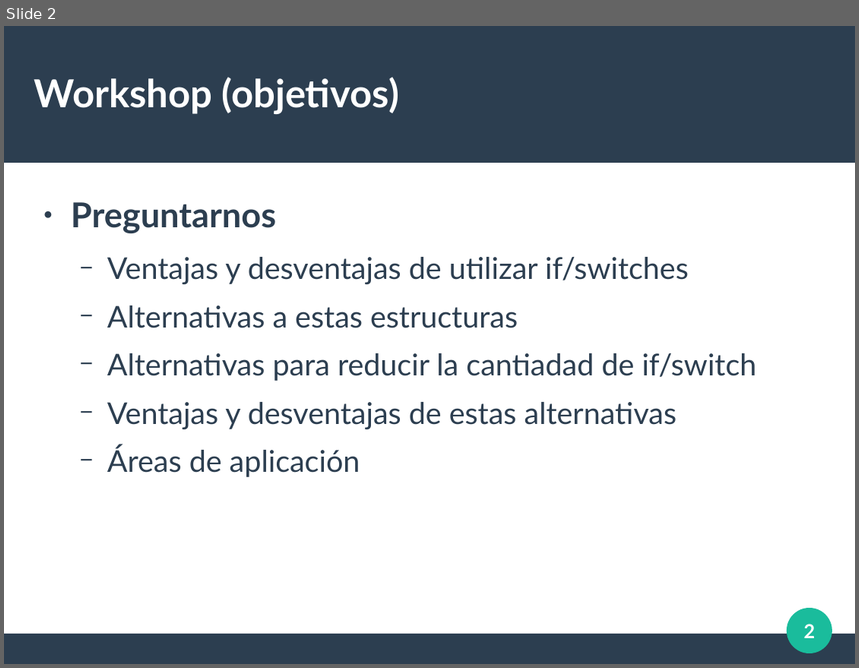
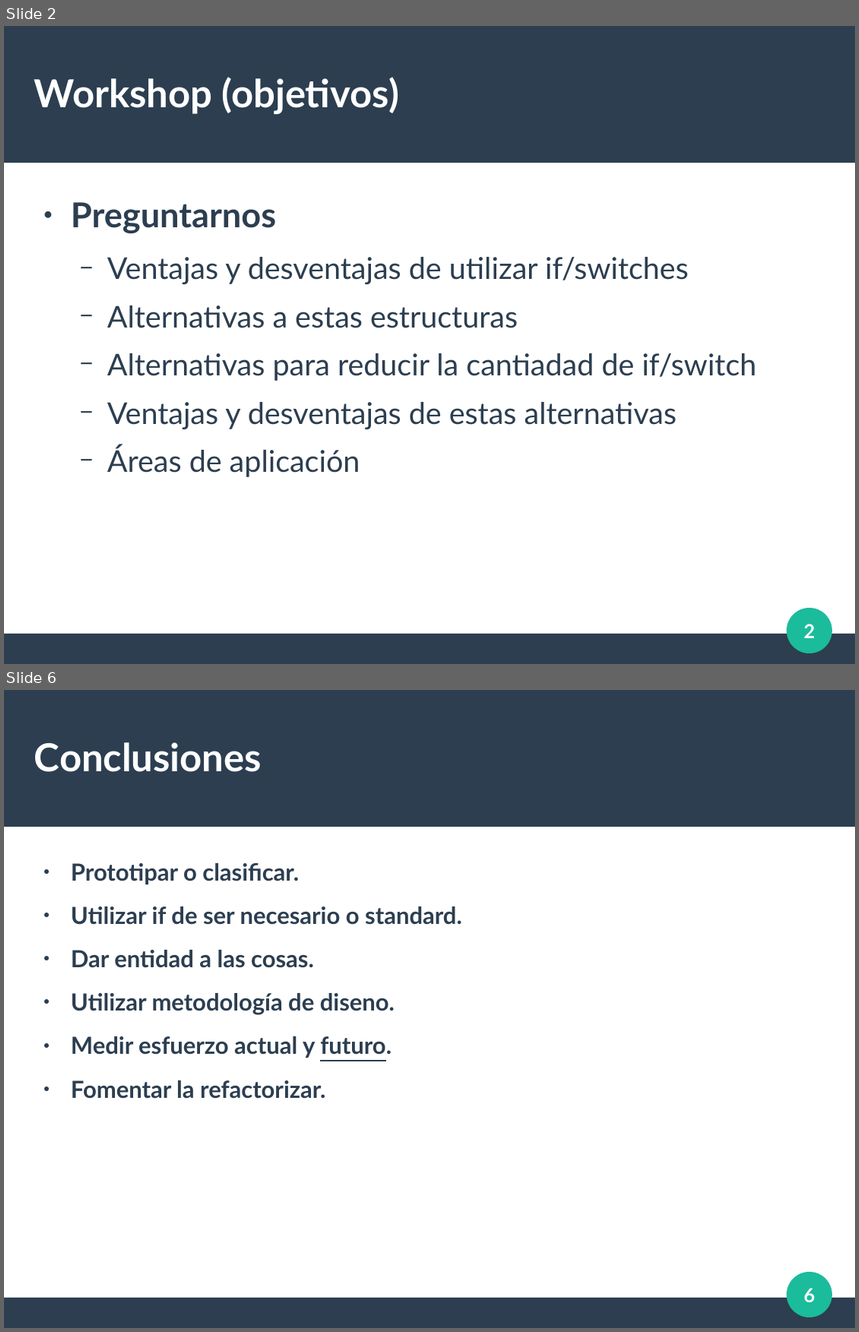
Before and after one commit to MLFedeB/charla_banode_poo, a slide deck: docs/ppt.odp. Shown one above the other, each under a label of ours: slide 2 before the commit, slides 2 and 6 after it; the slides between them are not shown. The pictures are 859x668 and 859x1332 pixels, drawn with LibreOffice and Linux fonts; fonts in the diff are those of the drawing. Boxes give left, top, right and bottom in pixels: in the first picture for what was removed or moved away, otherwise in the second. Text is boxed around its words. In the diff, an @@ line names an element or a change of style, - is before the commit and + after.

```diff
--- a/docs/ppt.odp
+++ b/docs/ppt.odp
@@ slide 6 added at (4,690,855,1328), background #FFFFFF; not listed: 3 template elements that a slide beside it also shows @@
@@ title added at (34,742,262,772), 36 pt, text #FFFFFF, bold @@
+Conclusiones
@@ text added at (71,863,462,1099), 22 pt, text #2C3E50, bold @@
+● Prototipar o clasificar.
+● Utilizar if de ser necesario o standard.
+● Dar entidad a las cosas.
+● Utilizar metodología de diseno.
+● Medir esfuerzo actual y futuro.
+● Fomentar la refactorizar.
@@ page number added at (804,1288,816,1303), 18 pt, text #FFFFFF, bold @@
+6
```
Also in this commit, not shown: 2 slides changed, 2 other slides added, 2 other files.
